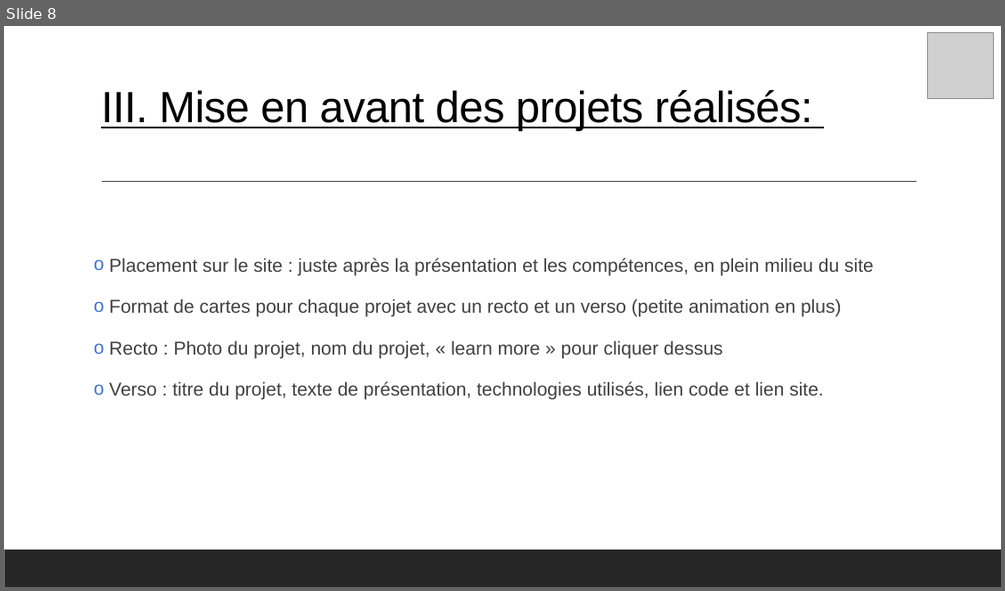
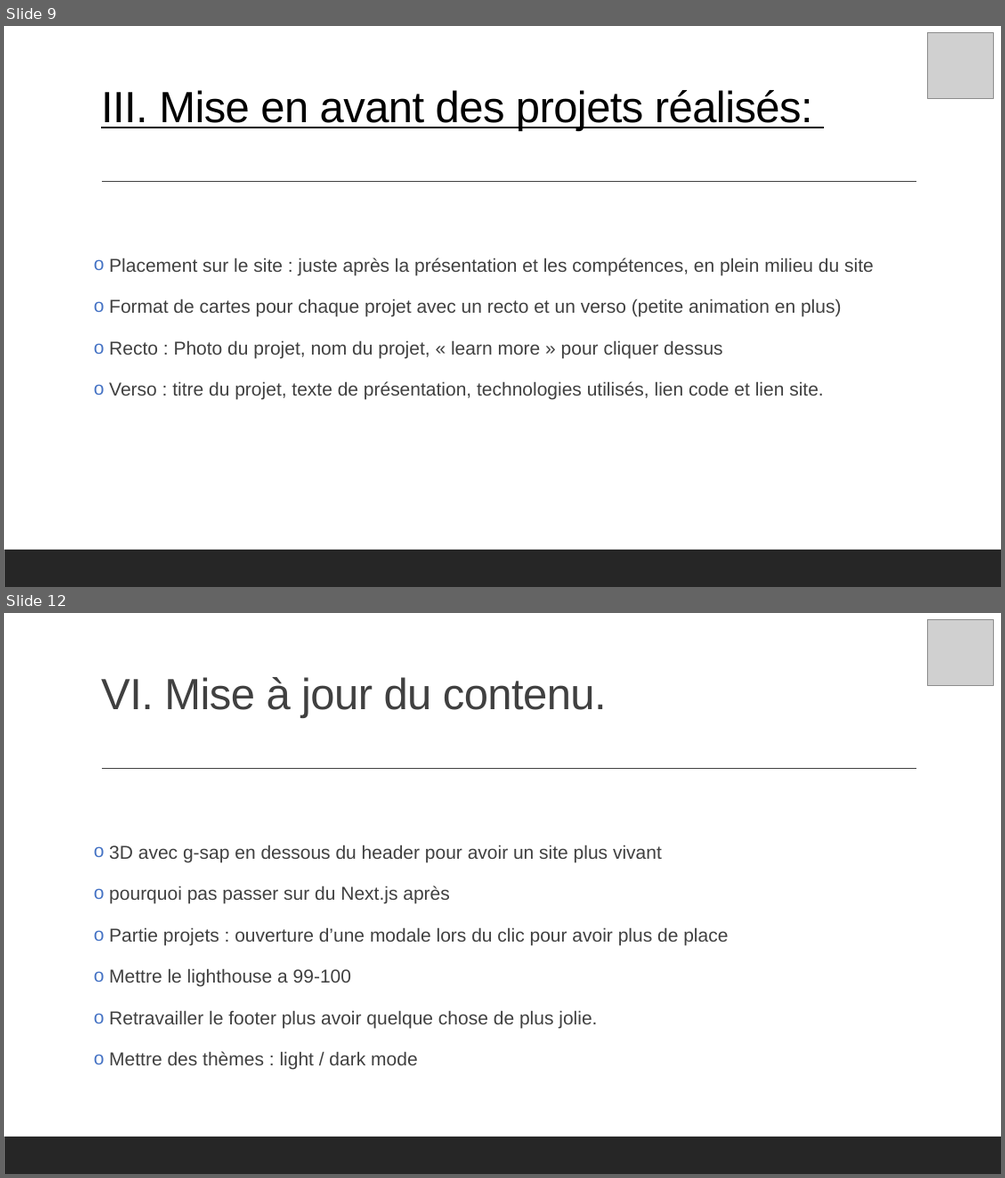
Before and after one commit to mathc28/portfolio, a slide deck: PrésentationP12.pptx. Shown one above the other, each under a label of ours: slide 8 before the commit, slides 9 and 12 after it; the slides between them are not shown. The pictures are 1005x591 and 1005x1178 pixels, drawn with LibreOffice and Linux fonts; fonts in the diff are those of the drawing; grey boxes stand for pictures. Boxes give left, top, right and bottom in pixels: in the first picture for what was removed or moved away, otherwise in the second. Text is boxed around its words. In the diff, an @@ line names an element or a change of style, - is before the commit and + after.

```diff
--- a/PrésentationP12.pptx
+++ b/PrésentationP12.pptx
@@ slide 12 added at box(4, 613, 1001, 1174), background #FFFFFF; not listed: 2 template elements that a slide beside it also shows @@
@@ picture added at box(928, 620, 994, 686) @@
@@ title added at box(101, 677, 607, 718), 42 pt, text #404040 @@
+VI. Mise à jour du contenu.
@@ text added at box(109, 844, 728, 1070), 18 pt, text #404040 @@
+o 3D avec g-sap en dessous du header pour avoir un site plus vivant
+o pourquoi pas passer sur du Next.js après
+o Partie projets : ouverture d’une modale lors du clic pour avoir plus de place
+o Mettre le lighthouse a 99-100
+o Retravailler le footer plus avoir quelque chose de plus jolie.
+o Mettre des thèmes : light / dark mode
@@ what was slide 8 is now slide 9 @@
```
Also in this commit, not shown: 4 slides changed, 2 other slides added, 1 slide removed, 3 other files.
